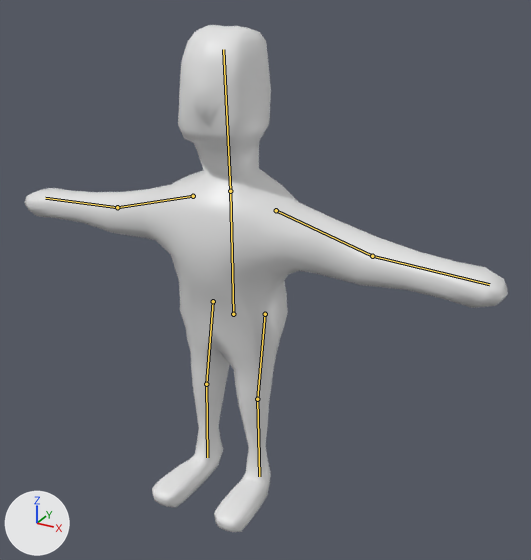
A saved change to the Blender file assets/person.blend.
Before and after are seen from a camera (50 mm lens) standing at (2.06, -3.32, 3.1) and looking at (0.07, 0.29, 1.3). Arrows for +X, +Y and +Z are at lower left; the lights stay in place. The bones that bend it are drawn over the model as lines.

Objects in the first picture: 'Person'.
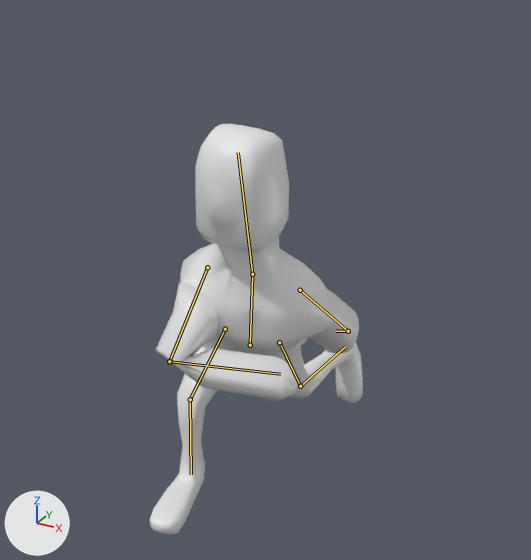
The newer file adds an action. The first version stands in its rest pose; the second is drawn at frame 20 of the action 'throw'.

The edits, one by one:
Bone 'torso' (bone_torso) moves from (0.0, 0.0, 0.0) to (-0.015, -0.317, -0.211).
Bone 'torso' (bone_torso) turns from (0, 0, 0) to (26, 16, -10) degrees about its own x, y and z.
Bone 'head' (bone_head) turns from (0, 0, 0) to (-16, -12, 15) degrees about its own x, y and z.
Bone 'shoulder.L' (bone_shoulder_l) turns from (0, 0, 0) to (-13, -1, -42) degrees about its own x, y and z.
Bone 'hand.L' (bone_hand_l) turns from (0, 0, 0) to (-23, -8, -46) degrees about its own x, y and z.
Bone 'shoulder.R' (bone_shoulder_r) turns from (0, 0, 0) to (79, 5, 82) degrees about its own x, y and z.
Bone 'hand.R' (bone_hand_r) turns from (0, 0, 0) to (-57, 68, 63) degrees about its own x, y and z.
Bone 'leg.L' (bone_leg_l) turns from (0, 0, 0) to (-12, -1, 19) degrees about its own x, y and z.
Bone 'shin.L' (bone_shin_l) turns from (0, 0, 0) to (-53, 22, 5) degrees about its own x, y and z.
Bone 'leg.R' (bone_leg_r) turns from (0, 0, 0) to (79, 5, -3) degrees about its own x, y and z.
Bone 'shin.R' (bone_shin_r) turns from (0, 0, 0) to (-52, 7, 13) degrees about its own x, y and z.

What differs and where, as boxes (x1, y1, x2, y2) in the pictures (531 x 560 px):
'Person', posed (56% narrower, 19% shorter): before (24, 25, 508, 532); after (150, 124, 363, 534)
bone 'torso', root to tip: before (233, 314) to (230, 191); after (250, 345) to (252, 274)
bone 'head', root to tip: before (230, 191) to (223, 49); after (252, 274) to (238, 152)
bone 'shoulder.L', root to tip: before (276, 210) to (372, 256); after (300, 290) to (348, 331)
bone 'hand.L', root to tip: before (372, 256) to (489, 284); after (348, 331) to (336, 331)
bone 'shoulder.R', root to tip: before (193, 196) to (117, 207); after (207, 267) to (169, 361)
bone 'hand.R', root to tip: before (117, 207) to (45, 198); after (169, 361) to (280, 374)
bone 'leg.L', root to tip: before (265, 314) to (257, 399); after (279, 342) to (300, 386)
bone 'shin.L', root to tip: before (257, 399) to (259, 476); after (300, 386) to (345, 346)
bone 'leg.R', root to tip: before (213, 301) to (206, 384); after (225, 329) to (190, 399)
bone 'shin.R', root to tip: before (206, 384) to (207, 457); after (190, 399) to (191, 474)
